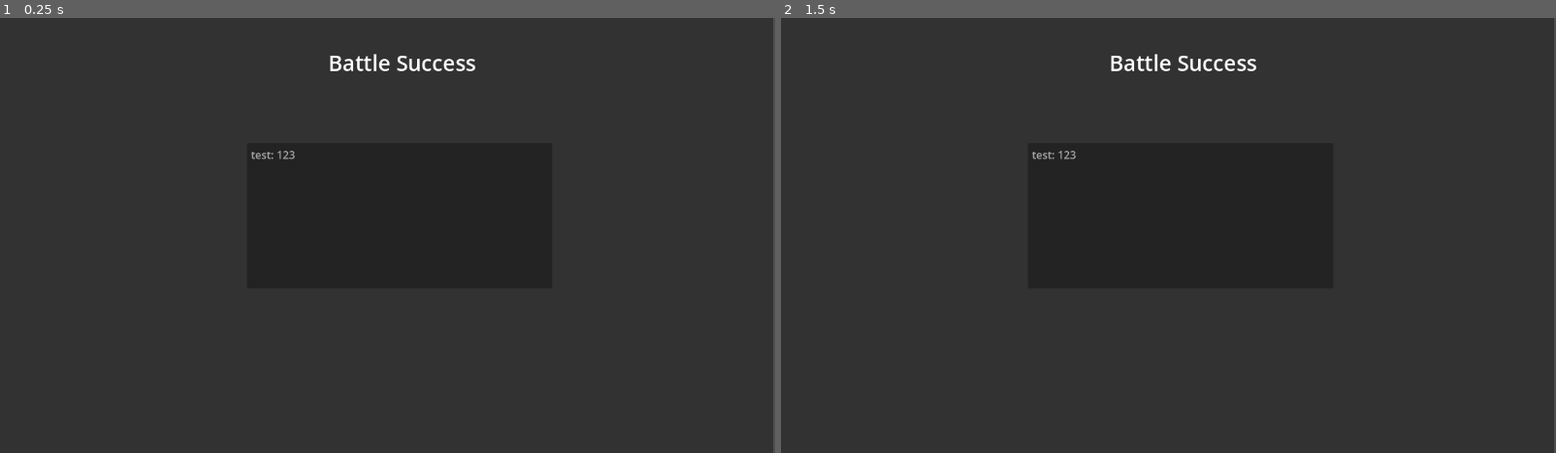
Above: before the commit, frames 1-2 (left to right).
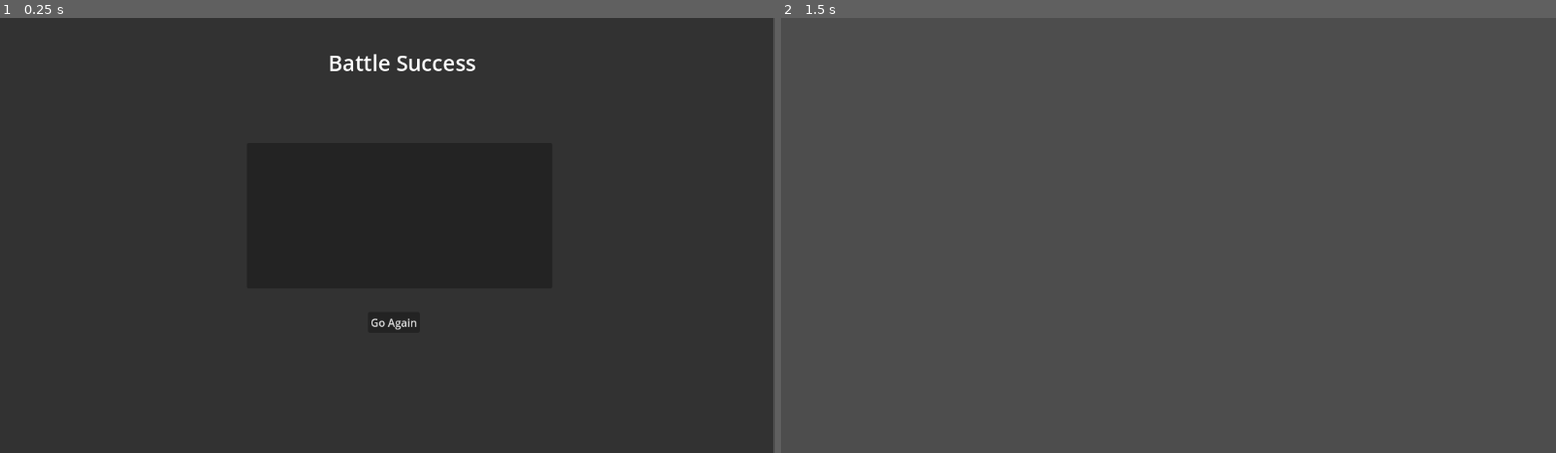
Above: after the commit, the same moments.

Repository: wildbeard/rpg
Game: Godot game, scene res://Scenes/UI/EndBattleModal.tscn
The game is run twice, just before and just after one commit, with the same random seed, the same clock (stepped at 60 frames per second) and the same inputs. The project has no main scene, so this scene is started directly.
Inputs (mouse positions are in pixels of both pictures, inside the frame that each line leads up to):
- Up to frame 1 (0.25 s): no input
- Up to frame 2 (1.5 s): click (1176, 322) at 0.5 s, where only the run after the commit has a clickable "Go Again"; tap Enter (ui_accept) at 1.25 s; hold Up (ui_up) from 1.28 s (still down)

The runs differ from the first frame. In frame 1, 0.1% of the frame differs, in the area x 32-54%, y 30-72%; in frame 2, 100%, in the area x 0-100%, y 0-100%.

Commit message:
"Nicer" end battle scene

Diff:
--- a/Scenes/UI/EndBattleModal.gd
+++ b/Scenes/UI/EndBattleModal.gd
@@ -1,10 +1,25 @@
 extends Control
 class_name EndBattleModal
 
-var battleStats: Dictionary = {
-	"test": 123
+signal restart()
+
+var battleStatsText: Dictionary = {
+	"damage_dealt": "Damage Dealt",
+	"damage_taken": "Damage Taken",
+	"damage_healed": "Damage Healed",
+	"highest_hit": "Highest Hit",
+	"xp_gained": "XP Gained",
+	"xp_remaining": "XP to next Level"
 }
+var battleStats: Dictionary = {}
 
 func _ready():
 	for key in self.battleStats:
-		%BattleStatsList.add_item("%s: %d" % [key, self.battleStats[key]])
+		if self.battleStatsText.has(key):
+			%BattleStatsList.add_item("%s: %d" % [self.battleStatsText[key], self.battleStats[key]])
+
+	%GoAgain.connect("button_up", self._restart)
+
+func _restart() -> void:
+	queue_free()
+	restart.emit()
--- a/Scenes/UI/EndBattleModal.tscn
+++ b/Scenes/UI/EndBattleModal.tscn
@@ -35,3 +35,12 @@
 offset_bottom = 403.0
 theme_override_font_sizes/font_size = 16
 same_column_width = true
+
+[node name="GoAgain" type="Button" parent="."]
+unique_name_in_owner = true
+layout_mode = 0
+offset_left = 547.0
+offset_top = 438.0
+offset_right = 624.0
+offset_bottom = 469.0
+text = "Go Again"
